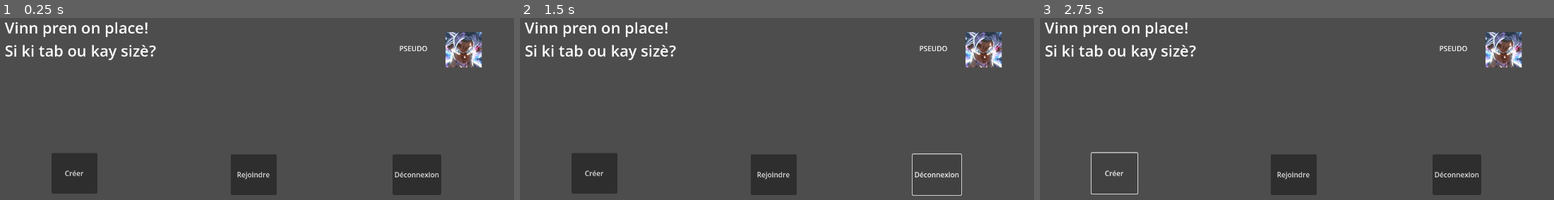
Above: before the commit, frames 1-3 (left to right).
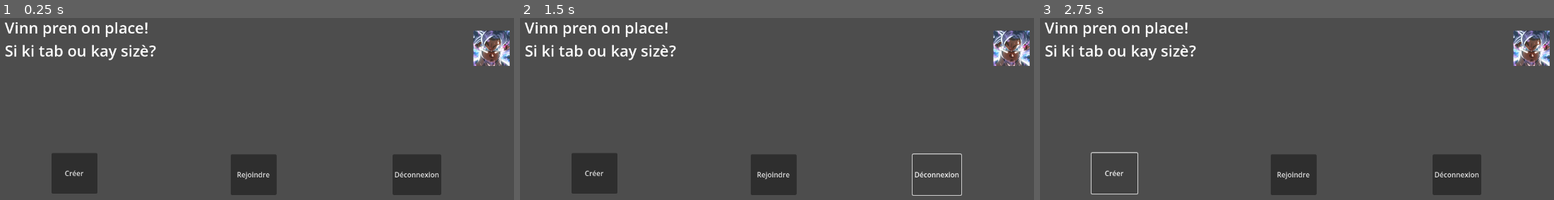
Above: after the commit, the same moments.

Repository: SuperBabaFR/Domino
Game: Godot game, scene res://home_menu.tscn
Two runs of this game, one before a commit and one after it. Both use one fixed random seed, a clock stepped at 60 frames per second and the inputs below. This scene is started directly instead of the project's main scene.
Inputs:
- Up to frame 1 (0.25 s): no input
- Up to frame 2 (1.5 s): click "Créer" at 0.5 s; click "Déconnexion" at 1.25 s
- Up to frame 3 (2.75 s): click "Créer" at 2 s

The runs differ from the first frame. In frame 1, 2.3% of the frame differs, in the area x 77-100%, y 6-28%; in frame 2, 2.3%; in frame 3, 2.3%.
Error before the commit: Invalid assignment of property or key 'texture' with value of type 'ImageTexture' on a base object of type 'null instance'. (res://HomeMenu.gd:13)

Commit message:
inscription
fonctionnelle

Diff:
--- a/Godot_front/home_menu.tscn
+++ b/Godot_front/home_menu.tscn
@@ -1,7 +1,6 @@
-[gd_scene load_steps=4 format=3 uid="uid://df6w7exi83jgu"]
+[gd_scene load_steps=3 format=3 uid="uid://df6w7exi83jgu"]
 
 [ext_resource type="Script" path="res://HomeMenu.gd" id="1_f2poy"]
-[ext_resource type="PackedScene" uid="uid://doqihpqywa426" path="res://profil.tscn" id="2_hub5e"]
 
 [sub_resource type="LabelSettings" id="LabelSettings_8kqgb"]
 font_size = 35
@@ -49,9 +48,17 @@
 offset_bottom = 419.0
 text = "Déconnexion"
 
-[node name="Player 1" parent="." instance=ExtResource("2_hub5e")]
-layout_mode = 1
-offset_left = 887.0
-offset_top = 32.0
-offset_right = 887.0
-offset_bottom = 32.0
+[node name="ProfileImage" type="TextureRect" parent="."]
+layout_mode = 0
+offset_left = 1124.0
+offset_top = 46.0
+offset_right = 1206.0
+offset_bottom = 126.0
+expand_mode = 1
+
+[node name="Pseudo" type="Label" parent="ProfileImage"]
+layout_mode = 0
+offset_left = -170.0
+offset_top = -17.0
+offset_right = -27.0
+offset_bottom = 25.0
--- /dev/null
+++ b/Godot_front/inscription.gd
@@ -0,0 +1,143 @@
+extends Control
+
+@onready var file_dialog = $FileDialog
+@onready var texture_rect = $TextureRect
+@onready var button_import = $ButtonImport
+@onready var button_inscrire = $ButtonInscrire
+@onready var line_edit_pseudo = $LineEditPseudo
+@onready var line_edit_mdp = $LineEditMdp
+
+var selected_image_path = ""  # Stocke le chemin de l’image sélectionnée
+var image_base64 = ""  # Stocke l’image convertie en Base64
+
+const API_URL = "http://localhost:8000/signup"
+
+func _ready():
+	print("🔍 Vérification des nœuds...")
+	file_dialog.hide()
+
+	# Vérification des nœuds
+	if not file_dialog or not texture_rect:
+		print("❌ ERREUR : 'Window' ou ses enfants sont introuvables !")
+		return
+	if not button_import or not button_inscrire:
+		print("❌ ERREUR : Un des boutons est introuvable !")
+		return
+	if not line_edit_pseudo or not line_edit_mdp:
+		print("❌ ERREUR : Un champ de saisie est introuvable !")
+		return
+
+	# Configuration du FileDialog
+	file_dialog.visible = false
+	file_dialog.file_mode = FileDialog.FILE_MODE_OPEN_FILE
+	file_dialog.access = FileDialog.ACCESS_FILESYSTEM
+	file_dialog.filters = PackedStringArray(["*.png", "*.jpg", "*.jpeg"])
+	file_dialog.title = "Sélectionner une image"
+	file_dialog.size = Vector2(600, 400)
+	file_dialog.always_on_top = true
+
+	# Connexion des boutons
+	button_import.pressed.connect(_on_import_image_pressed)
+	button_inscrire.pressed.connect(_on_inscription_pressed)
+	file_dialog.file_selected.connect(_on_file_dialog_file_selected)
+	$SignUpRequest.request_completed.connect(self._on_request_completed)
+
+# Ouvre la boîte de dialogue pour sélectionner une image
+func _on_import_image_pressed():
+	if file_dialog:
+		print("📂 Sélection de l’image...")
+		file_dialog.popup_centered()
+
+# Charge et affiche l’image sélectionnée + Convertit en Base64
+func _on_file_dialog_file_selected(path):
+	print("✅ Image sélectionnée :", path)
+	var image = Image.new()
+	var err = image.load(path)
+
+	if err != OK:
+		print("❌ ERREUR : Impossible de charger l’image !")
+		return
+
+	# Redimensionne à 300x300 px pour optimiser la taille
+	image.resize(300, 300)
+
+	# Convertir en Base64
+	image_base64 = image_to_base64(image)
+	if image_base64 != "":
+		print("✅ Image convertie en Base64")
+		print("📸 Image Base64 :", image_base64)
+
+	# Appliquer l’image sur TextureRect
+	var texture = ImageTexture.new()
+	texture.set_image(image)
+	texture_rect.texture = texture
+	selected_image_path = path
+
+# Convertir l’image en Base64
+func image_to_base64(img: Image) -> String:
+	var buffer = img.save_jpg_to_buffer(0.8)  # Compression JPEG 80%
+	return Marshalls.raw_to_base64(buffer)
+
+# Fonction d'inscription
+func _on_inscription_pressed():
+	#if $LineEditPseudo.text != ""  and $LineEditMdp.text != "":
+		#print(" mdp ou pseudo requis")
+	#var pseudo = line_edit_pseudo.text.strip_edges()
+	#var mdp = line_edit_mdp.text.strip_edges()
+#
+	## Vérifications des champs
+	#if pseudo == "" or mdp == "":
+		#print("❌ ERREUR : Pseudo et mot de passe sont requis !")
+		#return
+	#if mdp.length() < 8 or mdp.length() > 20:
+		#print("❌ ERREUR : Le mot de passe doit contenir entre 8 et 20 caractères.")
+		#return
+	var body = JSON.stringify({"pseudo": $LineEditPseudo.text, "password": $LineEditMdp.text, "image" : image_base64})
+
+	var headers = ["Content-Type: application/json"]
+	$SignUpRequest.request("http://localhost:8000/signup", headers, HTTPClient.METHOD_POST, body)
+	# Création du JSON pour l'API
+	#var json_data = {
+		#"pseudo": pseudo,
+		#"mdp": mdp,
+		#"image": image_base64
+	#}
+	#
+	#var body = JSON.stringify(json_data)
+	#print("🔍 Données envoyées :", body)
+
+	# Envoi de la requête HTTP
+	#var http_request = HTTPRequest.new()
+	#add_child(http_request)
+	#http_request.request_completed.connect(_on_request_completed)
+#
+	#var headers = ["Content-Type: application/json; charset=utf-8"]
+	#var err = http_request.request(API_URL, headers, HTTPClient.METHOD_POST, body)
+
+	#if err != OK:
+		#print("❌ ERREUR : Impossible d'envoyer la requête !")
+
+# Gestion de la réponse de l'API
+func _on_request_completed(result, response_code, headers, body):
+	var json = JSON.new()
+	json.parse(body.get_string_from_utf8())
+	var response = json.get_data()
+
+		#get_tree().change_scene_to_file("res://connexion.tscn")
+	print(response.message)
+	print(response_code) #Afficher le message à l'utilisateur a la place du print
+
+	#print("🔄 Code réponse :", response_code)
+	#print("🔄 Réponse brute :", body.get_string_from_utf8())
+#
+	#var response = JSON.parse_string(body.get_string_from_utf8())
+#
+	#if response_code == 201:
+		#print("✅ Inscription réussie :", response)
+	#elif response_code == 400:
+		#if response and "message" in response:
+			#print("❌ ERREUR : ", response["message"])
+		#else:
+			#print("❌ ERREUR 400 : Mauvaise requête -", body.get_string_from_utf8())
+	#else:
+		#print("❌ ERREUR Serveur :", response_code, body.get_string_from_utf8())
--- /dev/null
+++ b/Godot_front/inscription.tscn
@@ -0,0 +1,80 @@
+[gd_scene load_steps=2 format=3 uid="uid://c5sr07wyxn48b"]
+
+[ext_resource type="Script" path="res://inscription.gd" id="1_1mxcp"]
+
+[node name="Inscription" type="Control"]
+layout_mode = 3
+anchors_preset = 15
+anchor_right = 1.0
+anchor_bottom = 1.0
+offset_left = -1.0
+offset_top = -4.0
+offset_right = -1.0
+offset_bottom = -4.0
+grow_horizontal = 2
+grow_vertical = 2
+script = ExtResource("1_1mxcp")
+
+[node name="TextureRect" type="TextureRect" parent="."]
+offset_left = 423.0
+offset_top = 208.0
+offset_right = 522.0
+offset_bottom = 297.0
+expand_mode = 1
+
+[node name="LabelPseudo" type="Label" parent="."]
+layout_mode = 1
+anchors_preset = -1
+anchor_right = 0.002
+offset_left = 306.0
+offset_top = 83.0
+offset_right = 360.44
+offset_bottom = 106.0
+text = "pseudo
+"
+
+[node name="LabelMdp" type="Label" parent="."]
+layout_mode = 0
+offset_left = 261.0
+offset_top = 149.0
+offset_right = 364.0
+offset_bottom = 172.0
+text = "mot de passe"
+
+[node name="LineEditPseudo" type="LineEdit" parent="."]
+layout_mode = 0
+offset_left = 387.0
+offset_top = 77.0
+offset_right = 566.0
+offset_bottom = 111.0
+
+[node name="LineEditMdp" type="LineEdit" parent="."]
+layout_mode = 0
+offset_left = 385.0
+offset_top = 141.0
+offset_right = 572.0
+offset_bottom = 178.0
+
+[node name="ButtonImport" type="Button" parent="."]
+layout_mode = 0
+offset_left = 399.0
+offset_top = 320.0
+offset_right = 562.0
+offset_bottom = 351.0
+text = "Importer une photo"
+
+[node name="ButtonInscrire" type="Button" parent="."]
+layout_mode = 0
+offset_left = 411.0
+offset_top = 403.0
+offset_right = 549.0
+offset_bottom = 453.0
+text = "S'inscrire"
+
+[node name="FileDialog" type="FileDialog" parent="."]
+position = Vector2i(0, 36)
+size = Vector2i(303, 180)
+
+[node name="SignUpRequest" type="HTTPRequest" parent="."]
+
+[connection signal="file_selected" from="FileDialog" to="." method="_on_file_dialog_file_selected"]
--- /dev/null
+++ b/Godot_front/inscriptiondomino.gd
@@ -0,0 +1,15 @@
+extends Control
+
+
+# Called when the node enters the scene tree for the first time.
+func _ready() -> void:
+	pass # Replace with function body.
+
+
+# Called every frame. 'delta' is the elapsed time since the previous frame.
+func _process(delta: float) -> void:
+	pass
+
+
+func _on_file_dialog_file_selected(path: String) -> void:
+	pass # Replace with function body.
Not shown: 1 places in Godot_front/connexion.tscn that only renumber resources
